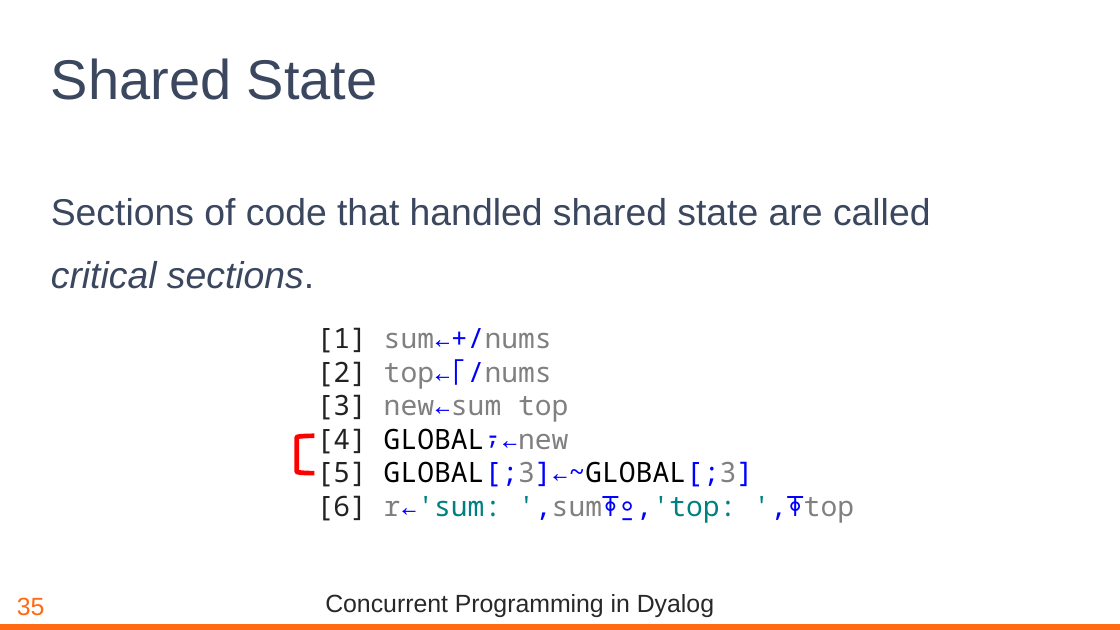
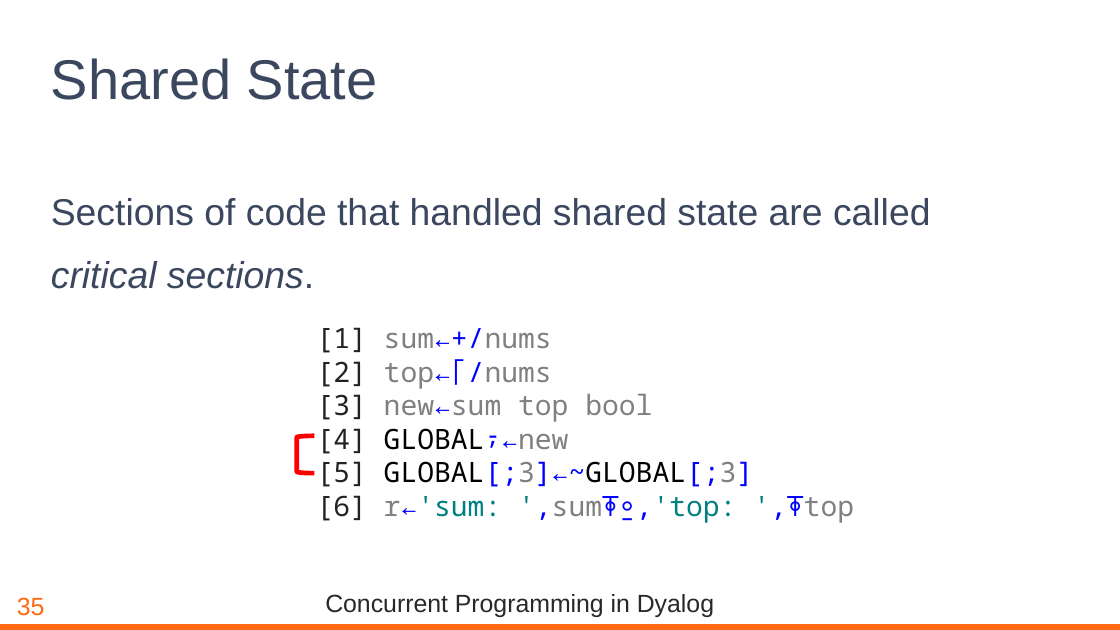
Before and after one commit to dyalog-training/2026-MA3, a slide deck: slide 36 of 2026-MA3-Concurrency.pptx. Drawn at 1120x630 pixels with LibreOffice and Linux fonts; fonts in the diff are those of the drawing; background and template pictures are left out. Boxes give left, top, right and bottom in pixels: in the first picture for what was removed or moved away, otherwise in the second. Text is boxed around its words. In the diff, an @@ line names an element or a change of style, - is before the commit and + after.

```diff
--- a/2026-MA3-Concurrency.pptx
+++ b/2026-MA3-Concurrency.pptx
@@ text at [317,327,854,523]: text changed @@
-[1] sum←+/nums
-[2] top←⌈/nums
-[3] new←sum top
-[4] GLOBAL⍪←new
-[5] GLOBAL[;3]←~GLOBAL[;3]
-[6] r←'sum: ',sum⍕⍛,'top: ',⍕top
+[1] sum←+/nums
+[2] top←⌈/nums
+[3] new←sum top bool
+[4] GLOBAL⍪←new
+[5] GLOBAL[;3]←~GLOBAL[;3]
+[6] r←'sum: ',sum⍕⍛,'top: ',⍕top
```
Also in this commit, not shown: 3 other slides changed.
